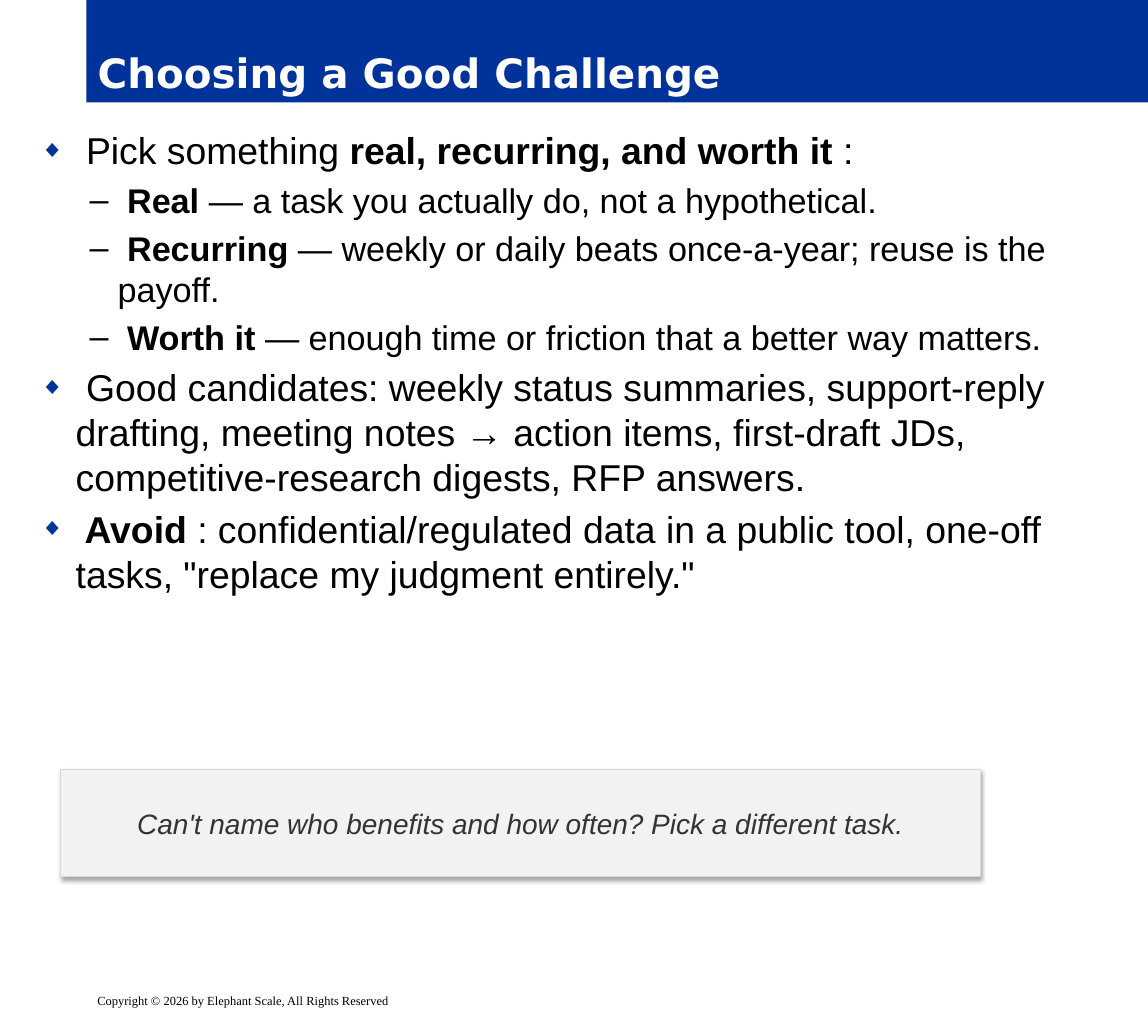
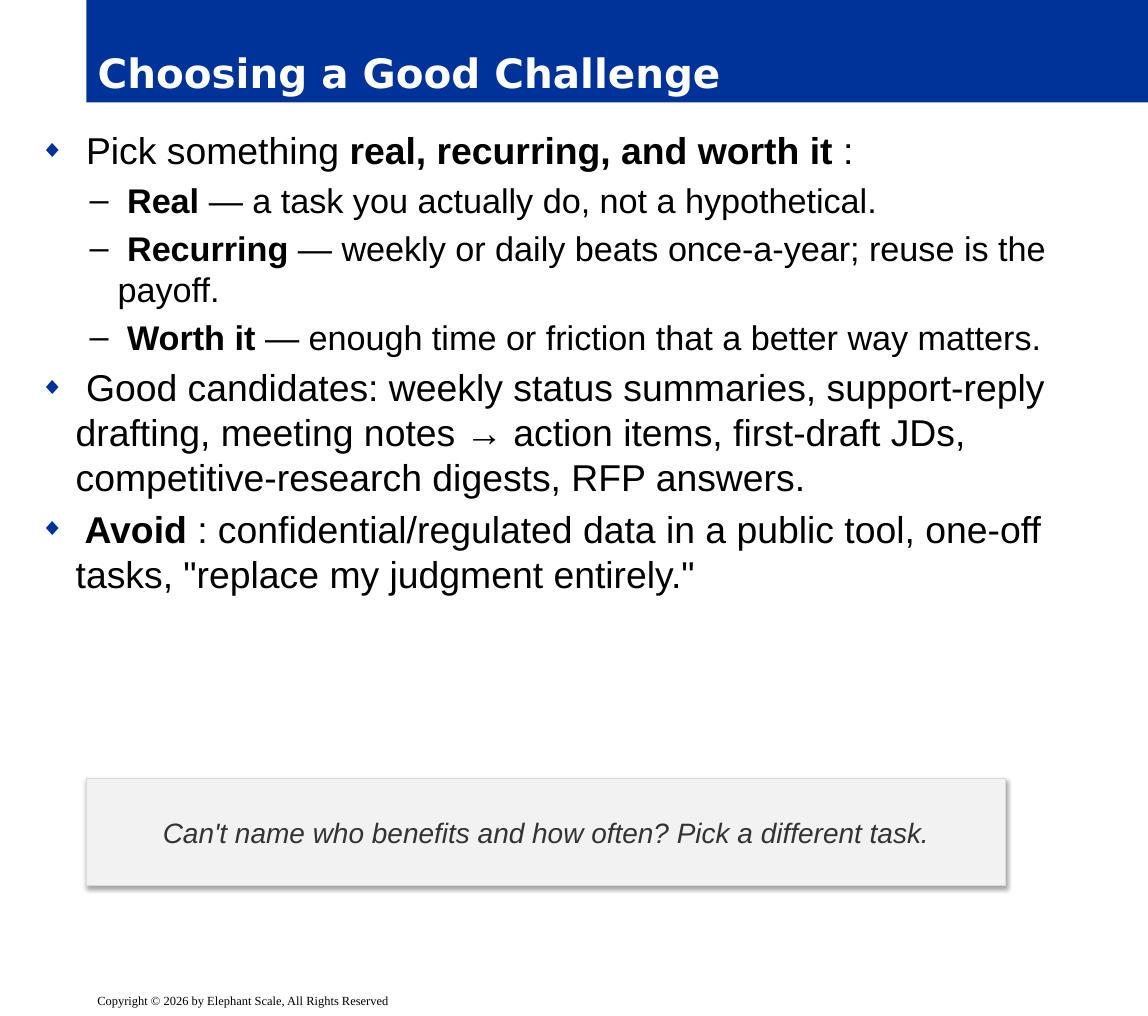
Before and after one commit to elephantscale/Prompt_Engineering_for_Business_Professionals, a slide deck: slide 4 of slides/release/07-capstone.pptx. Drawn at 1148x1016 pixels with LibreOffice and Linux fonts; fonts in the diff are those of the drawing; background and template pictures are left out. Boxes give left, top, right and bottom in pixels: in the first picture for what was removed or moved away, otherwise in the second. Text is boxed around its words. In the diff, an @@ line names an element or a change of style, - is before the commit and + after.

```diff
--- a/slides/release/07-capstone.pptx
+++ b/slides/release/07-capstone.pptx
@@ rectangle "Can't name who benefits and ...": place and size @@
-rectangle "Can't name who benefits and ..." at [60,769,980,877]
+rectangle "Can't name who benefits and ..." at [86,778,1006,886]
```
Also in this commit, not shown: 8 other slides changed, 3 other files.
